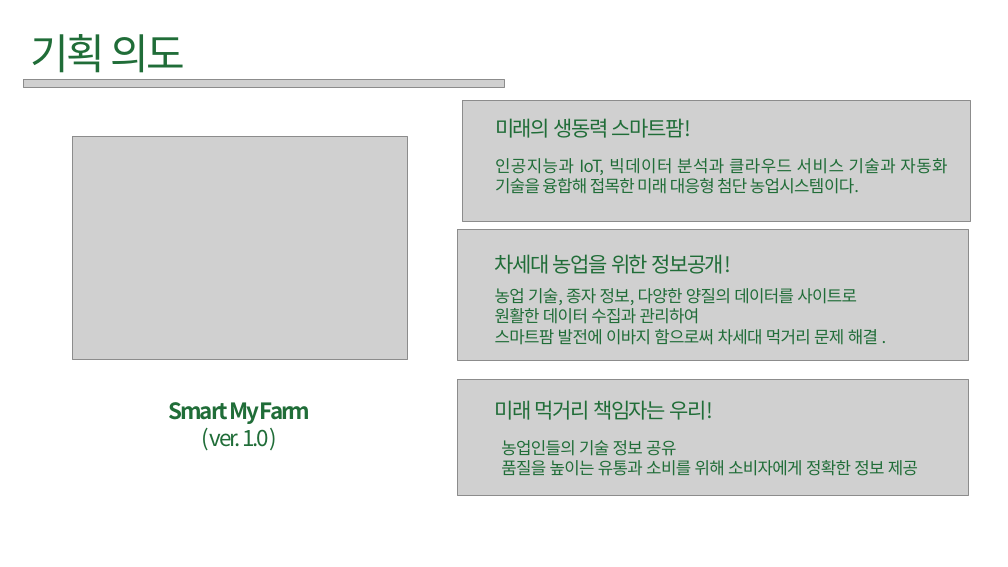
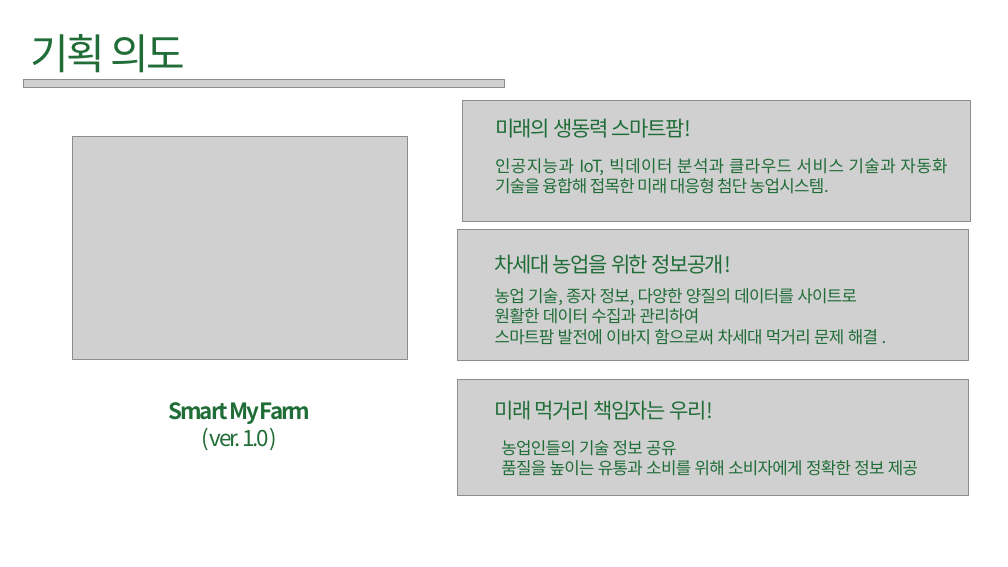
Before and after one commit to hanYijin/portfolio_2021, a slide deck: slide 3 of smartFarm.pptx. Drawn at 1008x567 pixels with LibreOffice and Linux fonts; fonts in the diff are those of the drawing; grey boxes stand for pictures. Boxes give left, top, right and bottom in pixels: in the first picture for what was removed or moved away, otherwise in the second. Text is boxed around its words. In the diff, an @@ line names an element or a change of style, - is before the commit and + after.

```diff
--- a/smartFarm.pptx
+++ b/smartFarm.pptx
@@ text at (x1=495, y1=158, x2=947, y2=194): text changed @@
-인공지능과 IoT, 빅데이터 분석과 클라우드 서비스 기술과 자동화 기술을 융합해 접목한 미래 대응형 첨단 농업시스템이다.
+인공지능과 IoT, 빅데이터 분석과 클라우드 서비스 기술과 자동화 기술을 융합해 접목한 미래 대응형 첨단 농업시스템.
```
Also in this commit, not shown: 7 other slides changed, 12 other files.
